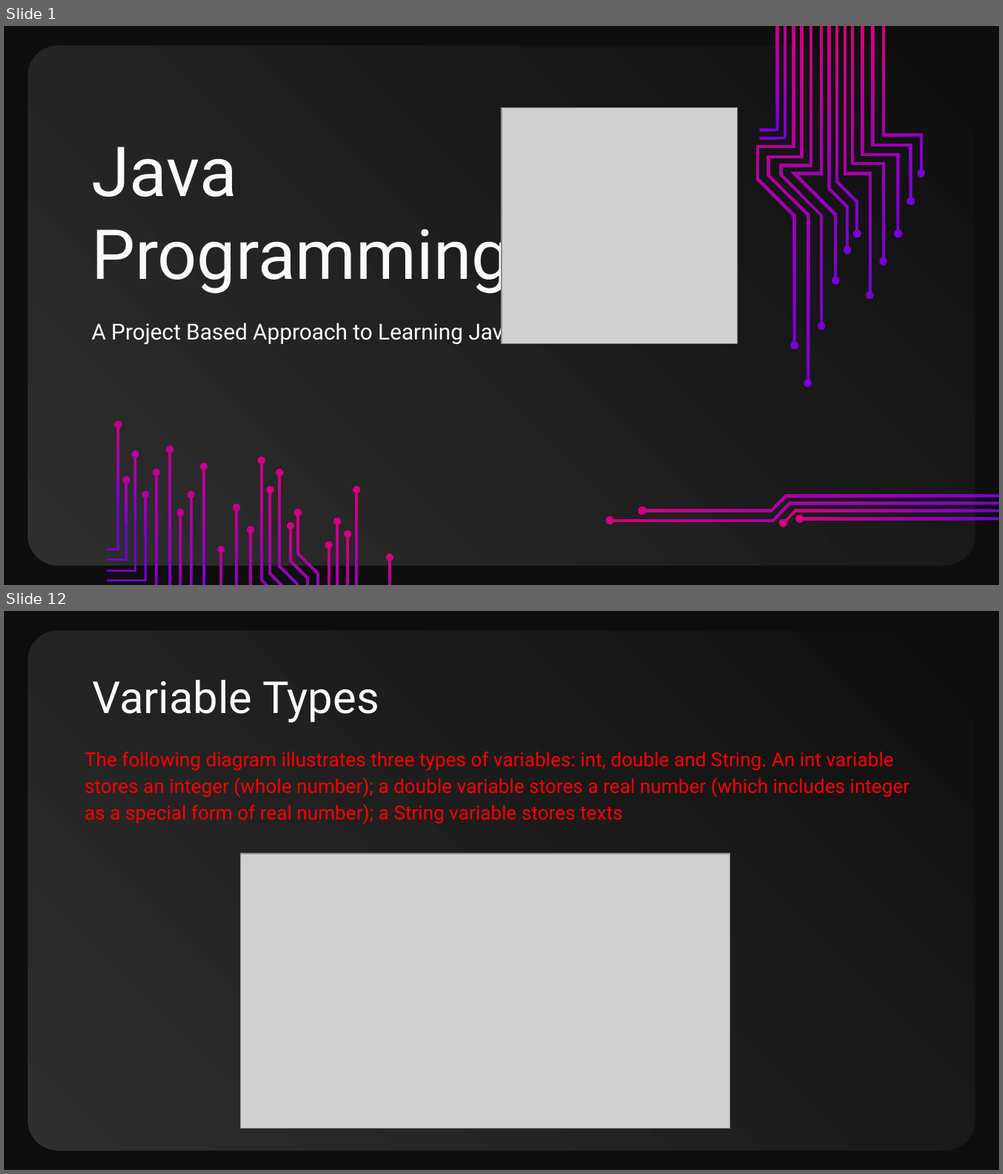
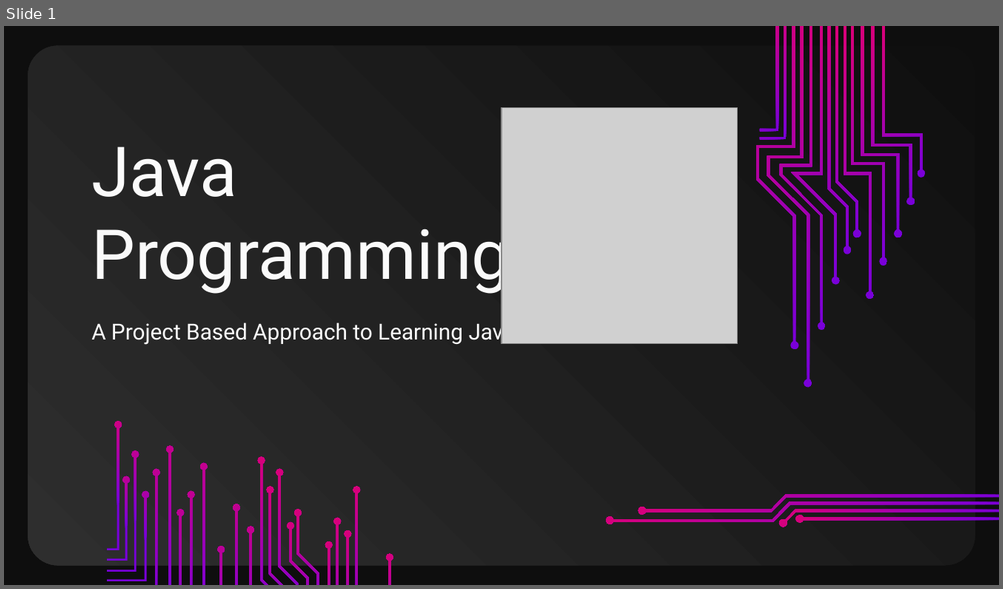
Before and after one commit to CompSci-120-LHHS/cs120mainclass, a slide deck: 001_Course_Lectures/02_UNIT1_Input.pptx. Shown one above the other, each under a label of ours: slides 1 and 12 before the commit, slide 1 after it; the slides between them are not shown. The pictures are 1003x1174 and 1003x589 pixels, drawn with LibreOffice and Linux fonts; fonts in the diff are those of the drawing; grey boxes stand for pictures. Boxes give left, top, right and bottom in pixels: in the first picture for what was removed or moved away, otherwise in the second. Text is boxed around its words. In the diff, an @@ line names an element or a change of style, - is before the commit and + after.

```diff
--- a/001_Course_Lectures/02_UNIT1_Input.pptx
+++ b/001_Course_Lectures/02_UNIT1_Input.pptx
@@ slide 12 removed at [4, 611, 999, 1170], background #0E0E0E; not listed: 1 template element that a slide beside it also shows @@
@@ title removed at [92, 680, 379, 723] @@
-Variable Types
@@ subtitle removed at [85, 752, 910, 824] @@
-The following diagram illustrates three types of variables: int, double and String. An int variable stores an integer (whole number); a double variable stores a real number (which includes integer as a special form of real number); a String variable stores texts
@@ picture removed at [241, 854, 730, 1128] @@
```
Also in this commit, not shown: 3 slides added, 14 other slides removed, 20 other files.
